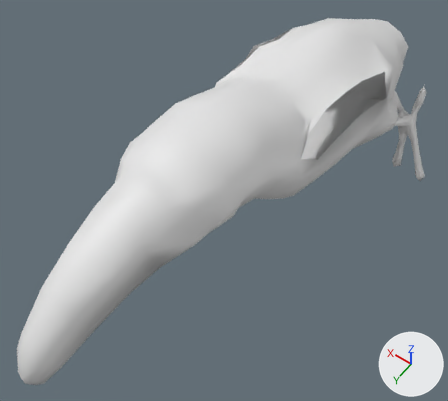
An edit to the OBJ model examples/ufabcbird3d/assets/tucano/corpo.obj, drawn before and after from the same camera.
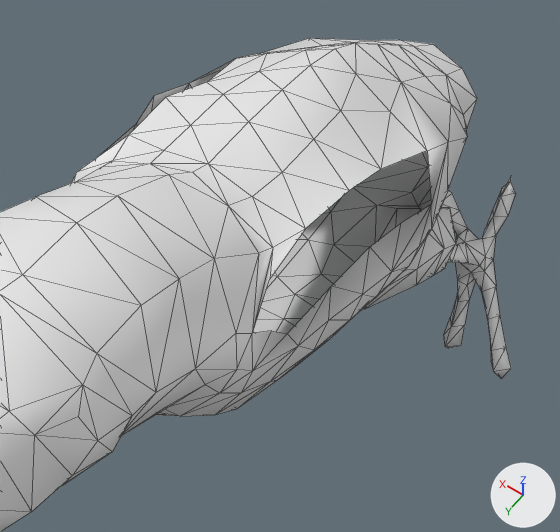
Old and new are each drawn whole from a 50 mm camera at (-1.091, 2.497, 3.261) aimed at (0.099, 0.83, 0.641) and again close up on the part from 40% to 100% of the width and 0% to 63% of the height. Lighting does not change. The marker at lower right points along +X, +Y and +Z. The close-ups show mesh edges as thin lines. Materials are left out; every surface is plain grey. Where no turn or scale is listed for an object, it has been applied to the vertices. Vertices at the same position are counted once.

In view in the first close-up: 'corpo_object_0'.
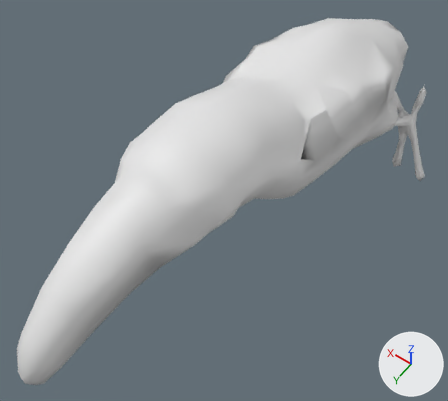
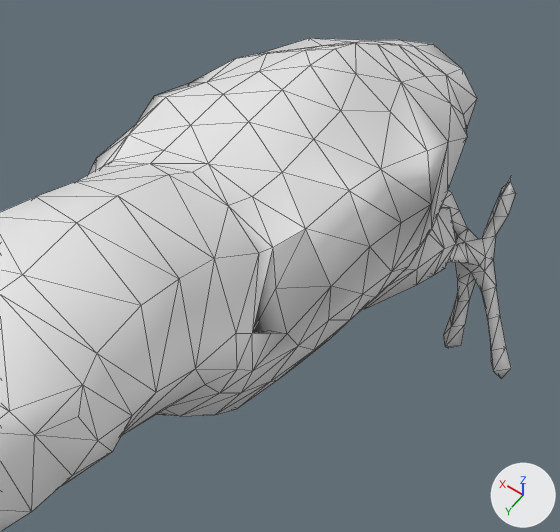
Where the change shows, as pixel boxes [x1, y1, x2, y2] in the close-ups (560 x 532 px):
```json
{"part": 1, "of": "me_corpo_object_0", "change": "built on", "before": [72, 136, 128, 183], "after": [89, 59, 235, 174]}
{"part": 2, "of": "me_corpo_object_0", "change": "built on", "before": [253, 229, 305, 330], "after": [253, 151, 431, 334]}
```

The change, as JSON lines over the scene's bpy script:
```json
{"block": "me_corpo_object_0", "where": "# used by ob_corpo_object_0; location = (0.0, 0.0, 0.0)"}
{"op": "remove", "block": "me_corpo_object_0", "code": "me_corpo_object_0.from_pydata(...)  # 460 vertices, 842 faces; spans x -0.6..0.6, y -0.77..2.18, z -0.12..1.47"}
{"op": "add", "block": "me_corpo_object_0", "code": "me_corpo_object_0.from_pydata(...)  # 460 vertices, 866 faces; spans x -0.6..0.6, y -0.77..2.18, z -0.12..1.47"}
{"block": "me_corpo_object_0", "change": "me_corpo_object_0 part 1"}
{"block": "me_corpo_object_0", "change": "1 vertex moves from x 0.29, y 0.62, z 1.22 to x 0.29, y 0.55, z 1.16"}
{"block": "me_corpo_object_0", "change": "9 new faces join them"}
{"block": "me_corpo_object_0", "change": "me_corpo_object_0 part 2"}
{"block": "me_corpo_object_0", "change": "1 vertex moves from x -0.25, y 0.65, z 1.21 to x -0.25, y 0.6, z 1.14"}
{"block": "me_corpo_object_0", "change": "9 new faces join them"}
```
